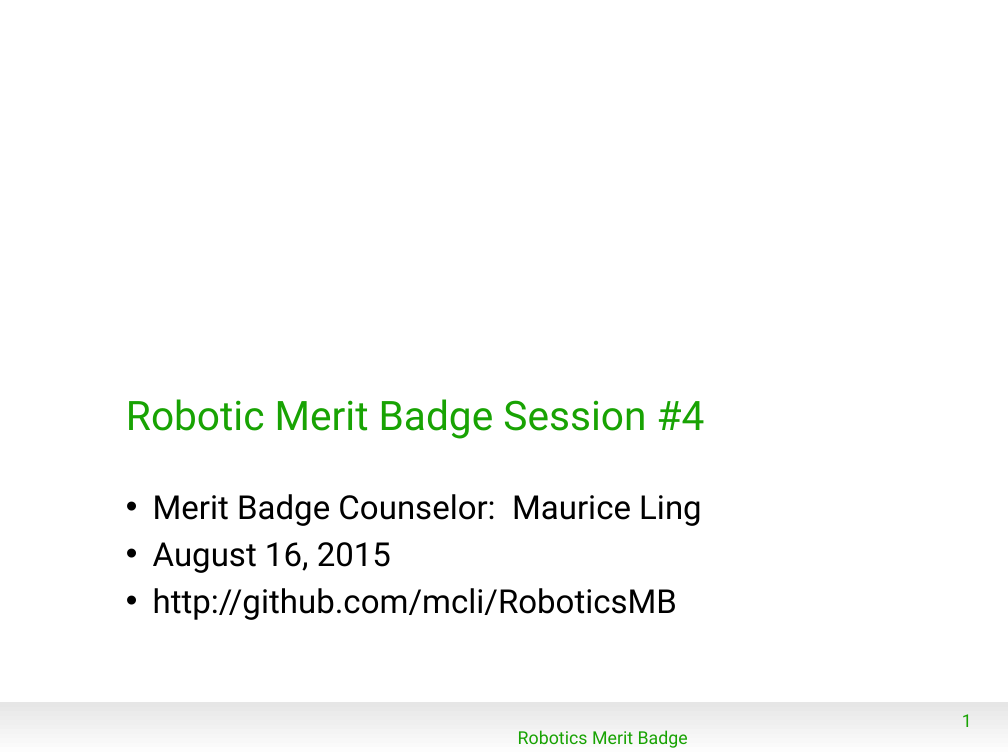
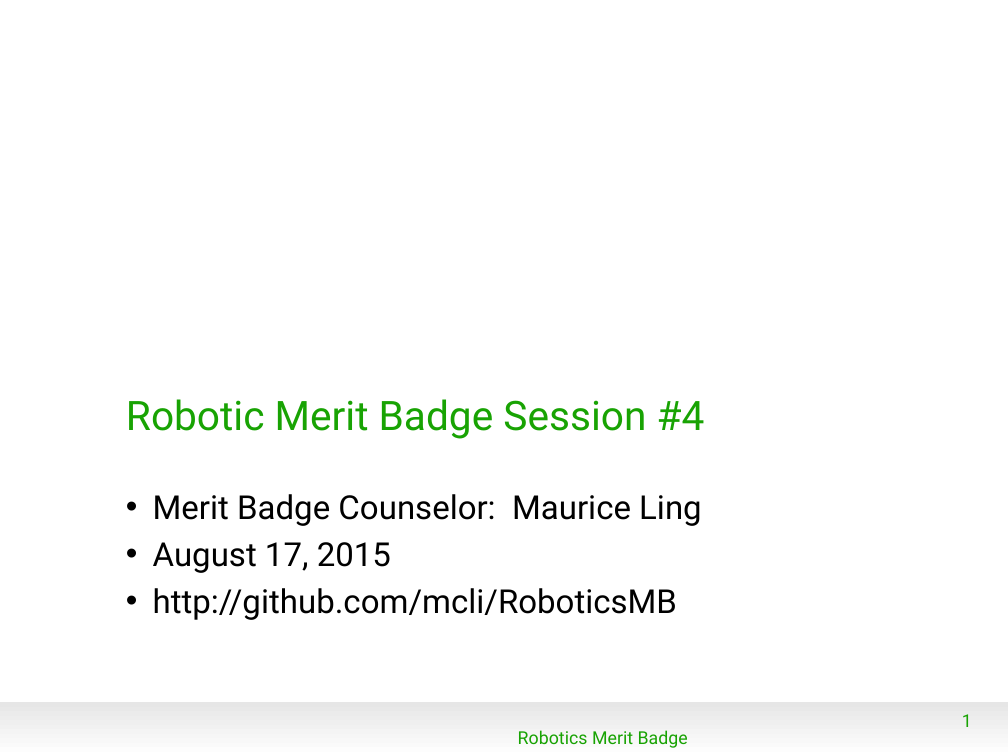
Before and after one commit to spiderman-2099/RoboticsMB, a slide deck: slide 1 of doc/RMB_Session4.odp. Drawn at 1008x756 pixels with LibreOffice and Linux fonts; fonts in the diff are those of the drawing; background and template pictures are left out. Boxes give left, top, right and bottom in pixels: in the first picture for what was removed or moved away, otherwise in the second. Text is boxed around its words. In the diff, an @@ line names an element or a change of style, - is before the commit and + after.

```diff
--- a/doc/RMB_Session4.odp
+++ b/doc/RMB_Session4.odp
@@ text at (153, 542, 391, 573): text changed @@
-• August 16, 2015
+• August 17, 2015
```
Also in this commit, not shown: 6 other slides changed, 1 slide added, 1 other file.
